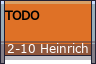
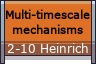
Comparing the layer stacks of the two 96 × 64 images. Changes:
renamed "TODO" to "Multi-timescale ...", painted on it over [5, 9, 90, 34]
